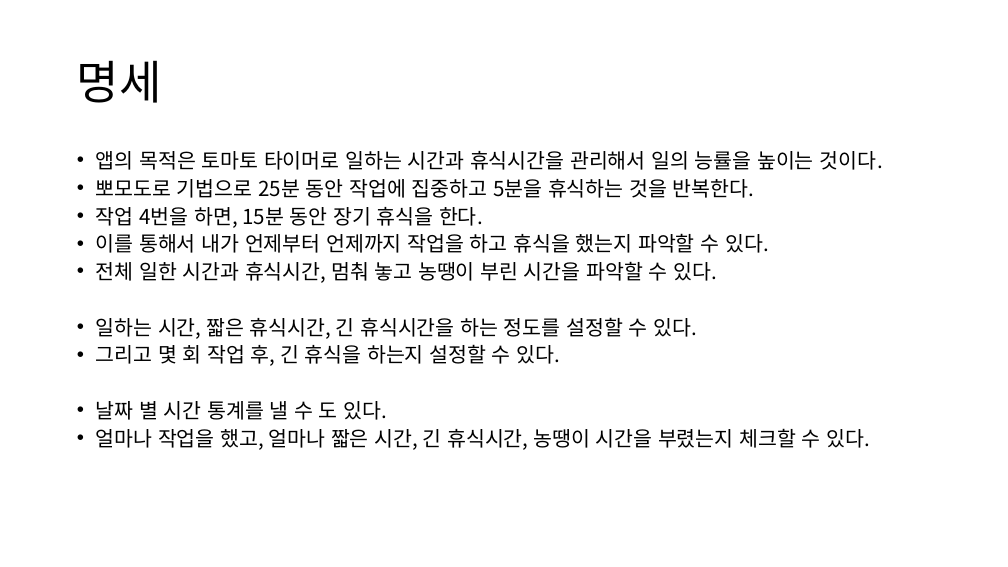
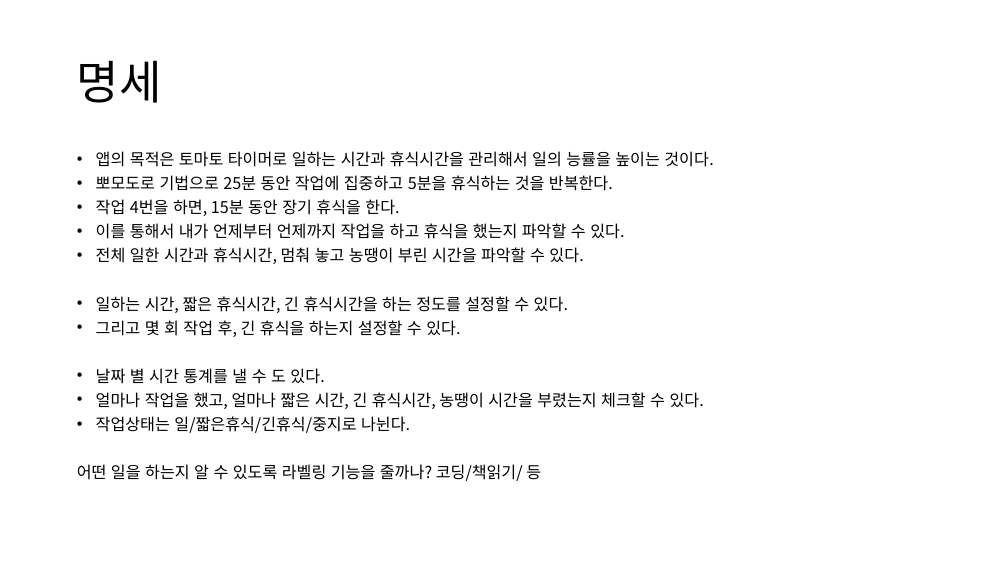
Before and after one commit to bigseoul/TomatoTimer, a slide deck: slide 2 of TomatoTimers.pptx. Drawn at 1008x567 pixels with LibreOffice and Linux fonts; fonts in the diff are those of the drawing. Boxes give left, top, right and bottom in pixels: in the first picture for what was removed or moved away, otherwise in the second. Text is boxed around its words. In the diff, an @@ line names an element or a change of style, - is before the commit and + after.

```diff
--- a/TomatoTimers.pptx
+++ b/TomatoTimers.pptx
@@ text at (x1=96, y1=151, x2=713, y2=409): size 19.6 to 15.4 pt in "앱의 목적은 토마토 타이머로 일하는 시간과 휴식시간을 ...", "뽀모도로 기법으로 25분 동안 작업에 집중하고 5분을 ...", "작업 4번을 하면, 15분 동안 장기 휴식을 ...", "이를 통해서 내가 언제부터 언제까지 작업을 하고 ..." and 5 more places @@
@@ text at (x1=77, y1=416, x2=541, y2=481): paragraphs added @@
+• 작업상태는 일/짧은휴식/긴휴식/중지로 나뉜다.
+어떤 일을 하는지 알 수 있도록 라벨링 기능을 줄까나? 코딩/책읽기/ 등
```
Also in this commit, not shown: 3 other slides changed, 2 slides added.
